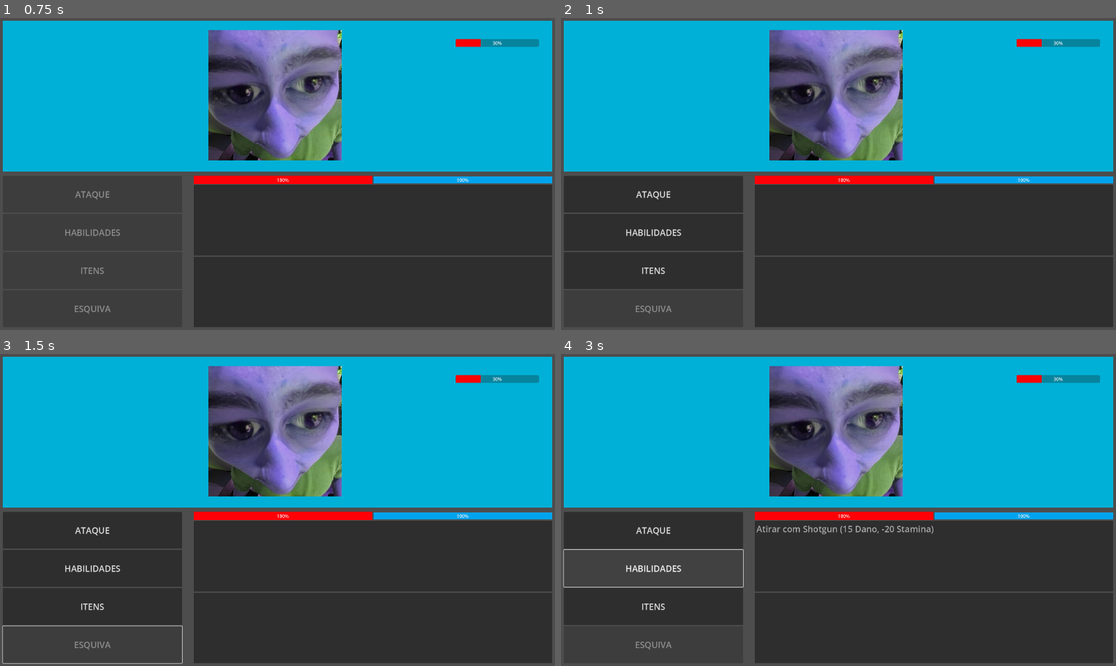
Above: before the commit, frames 1-4 (two rows, left to right).
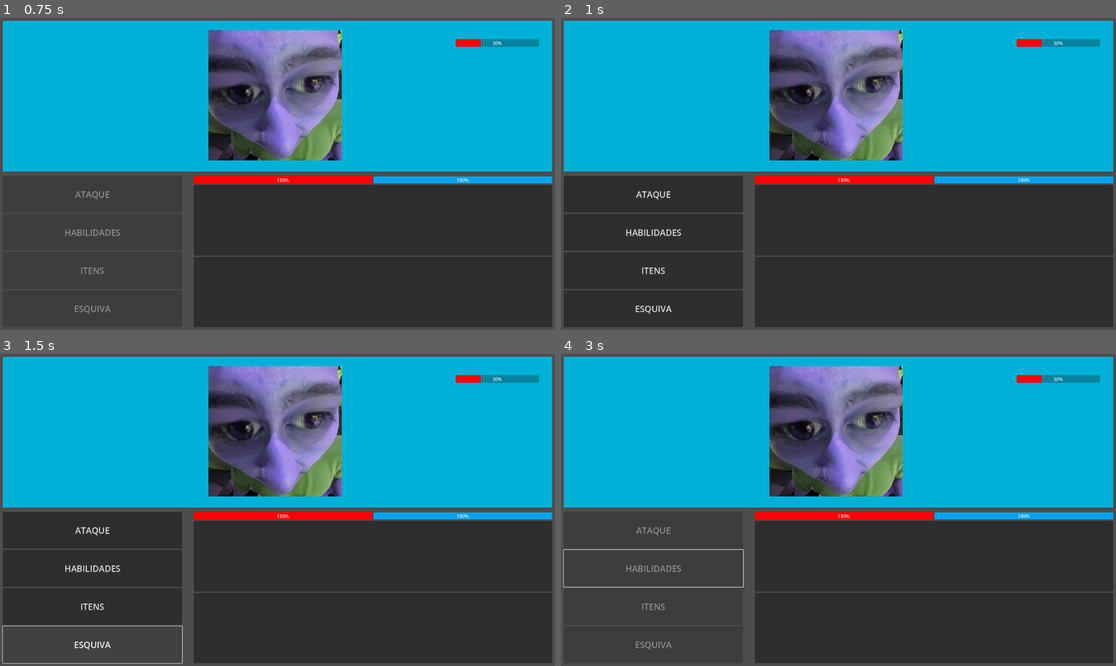
Above: after the commit, the same moments.

Repository: victor-inacio/Prototype-Macro-02
Game: Godot game, scene res://UI.tscn
Same seed, same stepped clock (60 frames per second), same inputs: the game is played once before the commit and once after it.
Inputs (mouse positions are in pixels of both pictures, inside the frame that each line leads up to):
- Up to frame 1 (0.75 s): tap Enter at 0.5 s; move the mouse to (399, 158) at 0.52 s
- Up to frame 2 (1 s): no input
- Up to frame 3 (1.5 s): click (94, 644) at 1.25 s, where only the run after the commit has a clickable "ESQUIVA"
- Up to frame 4 (3 s): click "ATAQUE" at 2 s; click (655, 569) at 2.75 s, where only the run before the commit has a clickable "HABILIDADES"

Frame 1 is identical in both runs. In frame 2, less than 0.1% of the frame differs, in the area x 13-20%, y 92-95%; in frame 3, less than 0.1%; in frame 4, 0.5%, in the area x 11-68%, y 55-82%.

Commit message:
Dodgoe system refactored

Diff:
--- a/Character.gd
+++ b/Character.gd
@@ -24,11 +24,9 @@
 			on_action.emit("%s curou %d de vida" % [name, val - life])
 		life = clamp(val, 0, max_life)
 		life_changed.emit(life)
-@export
-var can_dodge = true
 
 @export
-var dodge_chance: int = 100
+var dodge: Dodge
 
 @export
 var attacks: Array[Attack] = []
@@ -109,9 +107,7 @@
 func get_all_actions() -> Array[Action]:
 	var actions: Array[Action] = []
 
-	if (can_dodge):
-		var dodge = Dodge.new()
-		dodge.chance_of_success = dodge_chance
+	if (dodge != null):
 		actions.append(dodge)
 
 	for item in items:
--- a/UI.tscn
+++ b/UI.tscn
@@ -1,8 +1,9 @@
-[gd_scene load_steps=18 format=3 uid="uid://cpohvip15wwc0"]
+[gd_scene load_steps=21 format=3 uid="uid://cpohvip15wwc0"]
 
 [ext_resource type="Script" path="res://UIManager.gd" id="1_t5ara"]
 [ext_resource type="Script" path="res://Enemy.gd" id="2_0wyy1"]
 [ext_resource type="Texture2D" uid="uid://by6d4808paoev" path="res://WhatsApp Image 2024-09-03 at 00.21.10.jpeg" id="3_8nt5c"]
+[ext_resource type="Script" path="res://Dodge.gd" id="3_46mc6"]
 [ext_resource type="Script" path="res://FightManager.gd" id="3_bv7wc"]
 [ext_resource type="Script" path="res://Attack.gd" id="3_s7pl0"]
 [ext_resource type="Script" path="res://Player.gd" id="4_aeuey"]
@@ -23,7 +24,14 @@
 bg_color = Color(3.7608e-06, 0.64143, 0.931699, 1)
 corner_detail = 1
 
-[sub_resource type="Resource" id="Resource_phiji"]
+[sub_resource type="Resource" id="Resource_bba37"]
+script = ExtResource("3_46mc6")
+chance_of_success = 100
+name = "Item Name"
+stamina_consumption = 0
+execution_time = 0
+
+[sub_resource type="Resource" id="Resource_r2e54"]
 script = ExtResource("3_s7pl0")
 damage = 10
 chance_of_damage = 100
@@ -35,6 +43,13 @@
 
 [sub_resource type="StyleBoxFlat" id="StyleBoxFlat_hmmug"]
 bg_color = Color(1, 0, 0, 1)
+
+[sub_resource type="Resource" id="Resource_0ei07"]
+script = ExtResource("3_46mc6")
+chance_of_success = 0
+name = "Item Name"
+stamina_consumption = 0
+execution_time = 0
 
 [sub_resource type="Resource" id="Resource_tp17j"]
 script = ExtResource("7_mjbkt")
@@ -201,7 +216,8 @@
 max_stamina = 100
 max_life = 100
 life = 30
-attacks = Array[ExtResource("3_s7pl0")]([SubResource("Resource_phiji")])
+dodge = SubResource("Resource_bba37")
+attacks = Array[ExtResource("3_s7pl0")]([SubResource("Resource_r2e54")])
 metadata/_edit_use_anchors_ = true
 
 [node name="TextureRect" type="TextureRect" parent="Enemy"]
@@ -251,7 +267,7 @@
 max_stamina = 100
 max_life = 100
 life = 100
-can_dodge = false
+dodge = SubResource("Resource_0ei07")
 attacks = Array[ExtResource("3_s7pl0")]([ExtResource("6_8j2tc")])
 items = Array[ExtResource("7_mjbkt")]([SubResource("Resource_tp17j")])
 
--- a/UIManager.gd
+++ b/UIManager.gd
@@ -106,8 +106,7 @@
 	_clear_item_list()
 	item_list.visible = true
 	#texter.visible = false
-	for attack in dodges:
-		item_list.add_item(attack)
+	player.play(player.dodge, fight_manager.enemy)
 	mode = Character.Mode.DODGE
 
 
@@ -149,7 +148,7 @@
 	_clear_item_list()
 	for button in all_buttons:
 		if (button.text == "ESQUIVA"):
-			button.disabled = !player.can_dodge
+			button.disabled = player.dodge == null
 			continue
 
 		button.disabled = false
